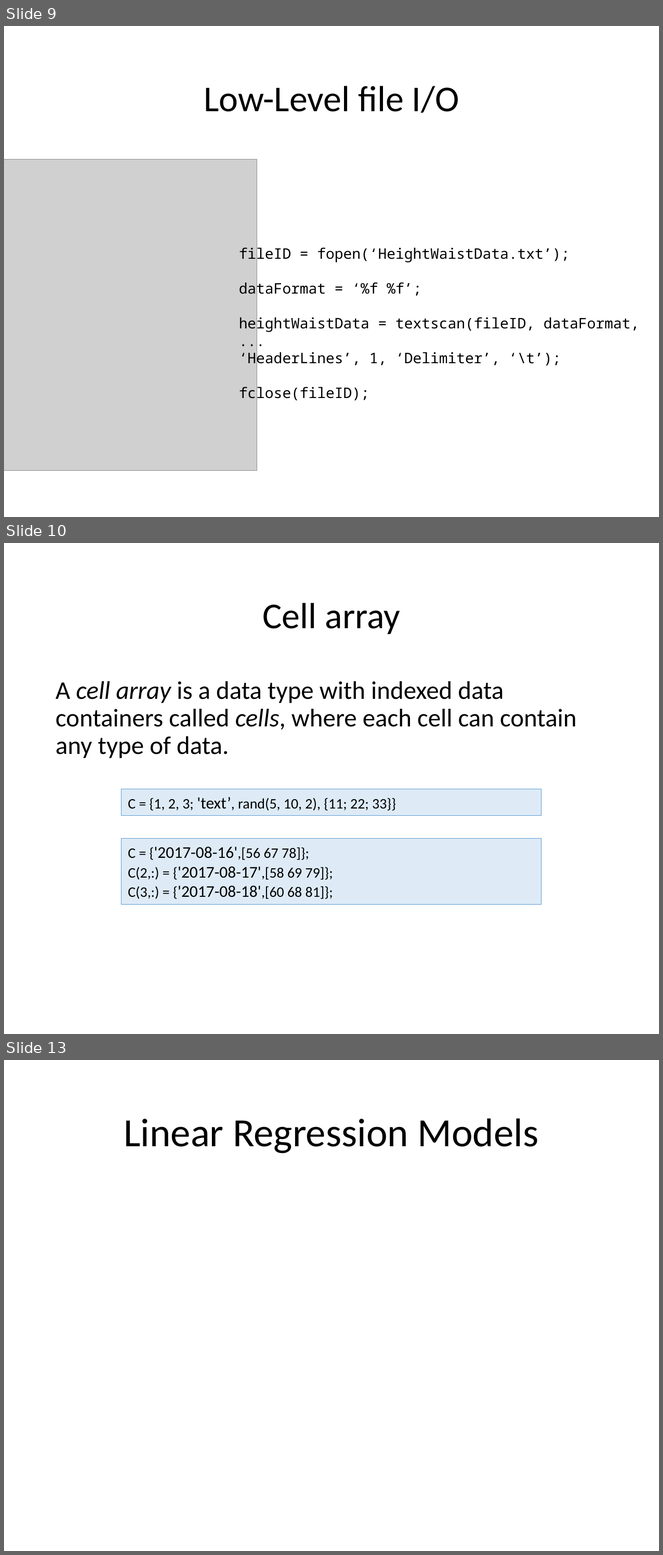
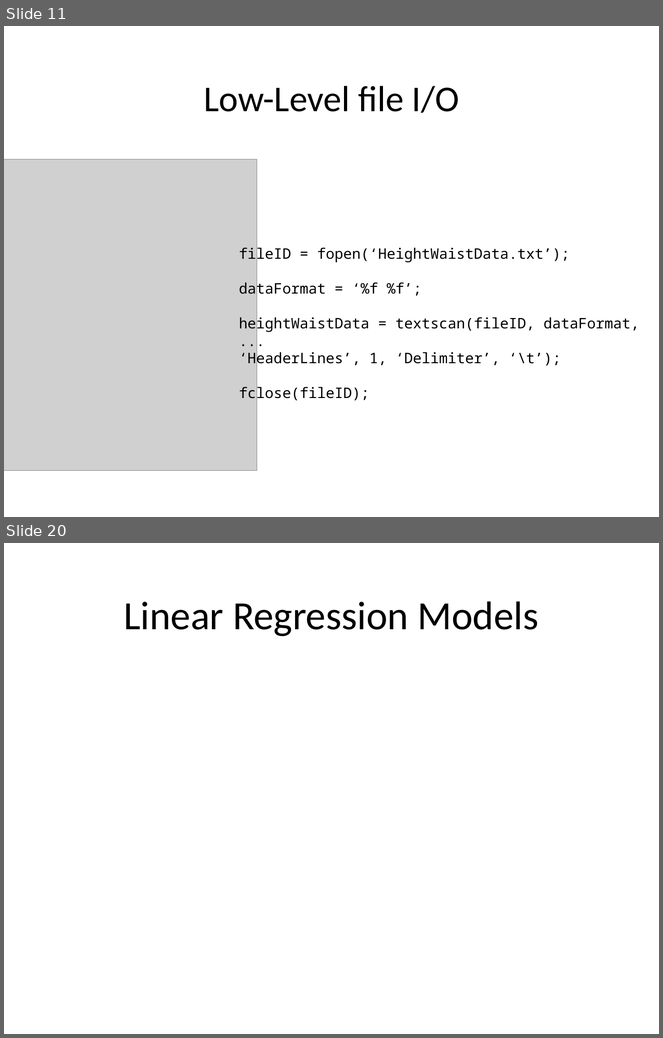
Before and after one commit to louisepb/Nottingham_Workshop, a slide deck: InstructorMaterials/Best Practices for Software Development using MATLAB.pptx. Shown one above the other, each under a label of ours: slides 9, 10 and 13 before the commit, slides 11 and 20 after it; the slides between them are not shown. The pictures are 663x1555 and 663x1038 pixels, drawn with LibreOffice and Linux fonts; fonts in the diff are those of the drawing; grey boxes stand for pictures. Boxes give left, top, right and bottom in pixels: in the first picture for what was removed or moved away, otherwise in the second. Text is boxed around its words. In the diff, an @@ line names an element or a change of style, - is before the commit and + after.

```diff
--- a/InstructorMaterials/Best Practices for Software Development using MATLAB.pptx
+++ b/InstructorMaterials/Best Practices for Software Development using MATLAB.pptx
@@ slide 10 removed at <box>4,543,659,1034</box>, background #FFFFFF @@
@@ title removed at <box>263,603,400,635</box> @@
-Cell array
@@ text removed at <box>55,681,577,758</box> @@
-A cell array is a data type with indexed data containers called cells, where each cell can contain any type of data.
@@ rectangle removed at <box>122,789,541,815</box> @@
-C = {1, 2, 3; 'text’, rand(5, 10, 2), {11; 22; 33}}
@@ rectangle removed at <box>122,838,541,905</box> @@
-C = {'2017-08-16',[56 67 78]};
-C(2,:) = {'2017-08-17',[58 69 79]};
-C(3,:) = {'2017-08-18',[60 68 81]};
@@ what was slide 9 is now slide 11 @@
@@ what was slide 13 is now slide 20 @@
```
Also in this commit, not shown: 3 slides changed, 13 slides added, 3 other slides removed.
